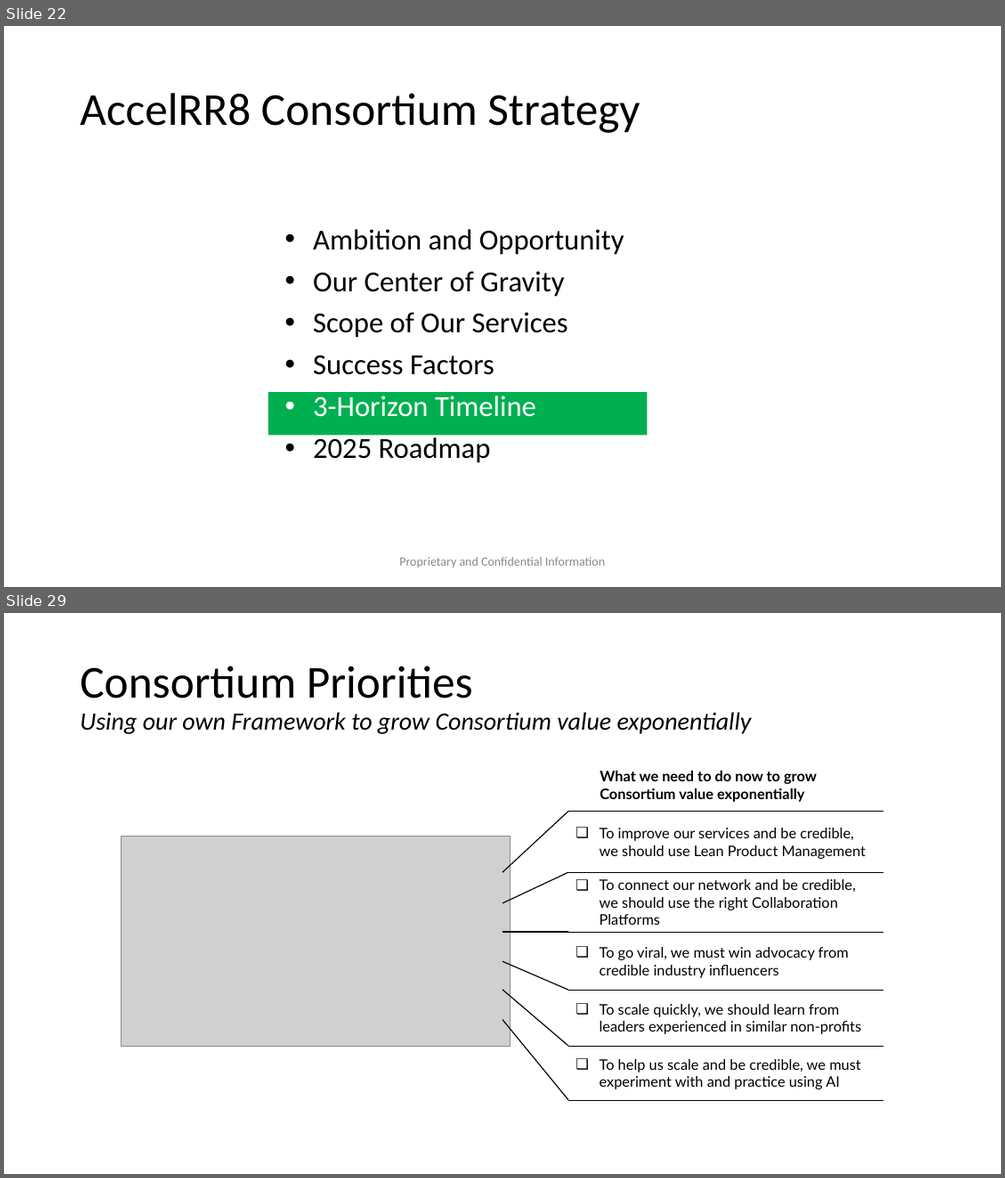
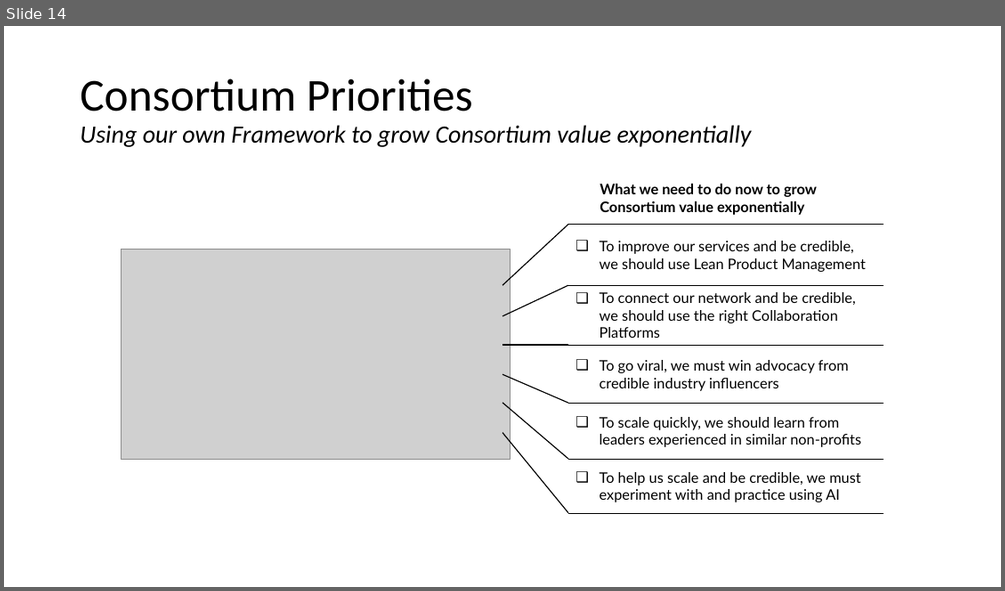
Before and after one commit to AccelRR8-Consortium-NonProfit/Management-Public, a slide deck: docs/1_Integration/1b_Strategy/AccelRR8 Consortium Non-Profit Organization Strategy.pptx. Shown one above the other, each under a label of ours: slides 22 and 29 before the commit, slide 14 after it; the slides between them are not shown. The pictures are 1005x1178 and 1005x591 pixels, drawn with LibreOffice and Linux fonts; fonts in the diff are those of the drawing; grey boxes stand for pictures; background and template pictures are left out. Boxes give left, top, right and bottom in pixels: in the first picture for what was removed or moved away, otherwise in the second. Text is boxed around its words. In the diff, an @@ line names an element or a change of style, - is before the commit and + after.

Commit message:
Updated the Strategy

```diff
--- a/docs/1_Integration/1b_Strategy/AccelRR8 Consortium Non-Profit Organization Strategy.pptx
+++ b/docs/1_Integration/1b_Strategy/AccelRR8 Consortium Non-Profit Organization Strategy.pptx
@@ slide 22 removed at <box>4,26,1001,587</box>, background #FFFFFF @@
@@ title removed at <box>80,93,639,133</box> @@
-AccelRR8 Consortium Strategy
@@ text removed at <box>313,229,624,463</box> @@
-• Ambition and Opportunity
-• Our Center of Gravity
-• Scope of Our Services
-• Success Factors
-• 3-Horizon Timeline
-• 2025 Roadmap
@@ rectangle removed at <box>268,393,647,435</box> @@
@@ text removed at <box>399,556,605,567</box> @@
-Proprietary and Confidential Information
@@ what was slide 29 is now slide 14 @@
```
Also in this commit, not shown: 21 slides changed, 7 other slides removed, 35 other files.
